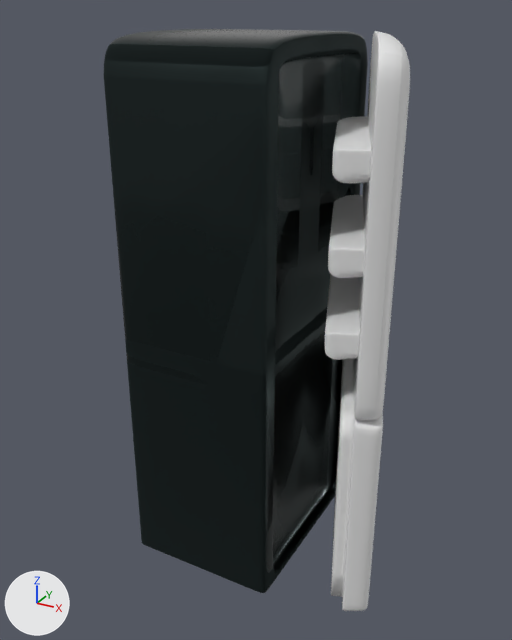
Renders of the Blender file Assets/Meshes/blender/space-fridge.blend from each side of a commit.
The view is the same before and after, from a camera (50 mm lens) standing at (3.76, -6.77, 6.26) and looking at (0.13, -0.17, 2.96). The axes (+X, +Y, +Z) are drawn at lower left. The lights are the same throughout.

Script lines for the objects in view, before the commit:
```python
ob_fridge_body = bpy.data.objects.new('Fridge Body', me_cube_002)
ob_fridge_body.location = (0.0, 0.0, 1.0)
ob_fridge_body.scale = (0.999, 1.28, 0.999)
ob_fridge_door_freezer = bpy.data.objects.new('Fridge Door Freezer', me_cube_003)
ob_fridge_door_freezer.location = (0.5, -0.22, 1.0)
ob_fridge_door_freezer.rotation_euler = (0.0, 0.0, 0.376)  # degrees (0, 0, 22)
ob_fridge_door_freezer.scale = (0.999, 1.28, 0.999)
ob_fridge_door_main = bpy.data.objects.new('Fridge Door Main', me_cube_001)
ob_fridge_door_main.location = (0.5, -0.22, 1.0)
ob_fridge_door_main.rotation_euler = (0.0, 0.0, 0.376)  # degrees (0, 0, 22)
ob_fridge_door_main.scale = (0.999, 1.28, 0.999)
```
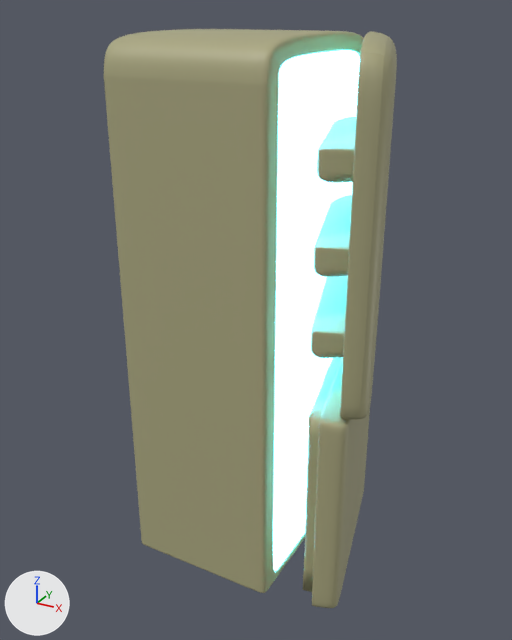
Boxes (x1, y1, x2, y2) around the edits, measured in the pictures (512 x 640 px):
'Fridge Door Main', recoloured, moved, turned
    before: (324, 31, 410, 420)
    after: (311, 31, 397, 420)
'Fridge Door Freezer', recoloured, moved, turned
    before: (331, 358, 383, 611)
    after: (303, 357, 370, 608)
part 1 of me_cube_002, recoloured
    both: (104, 29, 364, 194)
part 2 of me_cube_002, recoloured
    both: (136, 477, 305, 593)
part 3 of me_cube_002, recoloured
    both: (112, 174, 277, 523)
part 4 of me_cube_002, recoloured
    both: (273, 50, 360, 571)

The change, as a list of edits to the scene's bpy script:
```text
Add mat_fridge_shell_2:
    mat_fridge_shell_2 = principled_material('Fridge Shell 2')
    mat_fridge_shell_2.base_color = (0.41, 0.394, 0.219)  # beige #aca881
Change me_cube_002:
    where me_cube_002.from_pydata(...)  # 86 vertices, 75 faces; spans x -0.98..0.82, y 0.0..0.94, z -1.0..5.07
    used by ob_fridge_body; location = (0.0, 0.0, 1.0); scale = (0.999, 1.28, 0.999)
    me_cube_002 part 1: 35 of the faces centred in x -0.98..0.82, y 0.27..0.94, z 4.66..5.07 switch from mat_fridge_shell to mat_fridge_shell_2 (beige #aca981)
    me_cube_002 part 2: 21 of the faces centred in x -0.98..0.82, y 0.39..0.94, z -1.0..-0.89 switch from mat_fridge_shell to mat_fridge_shell_2 (beige #aca981)
    me_cube_002 part 3: 7 of the faces centred in x -0.98..0.82, y 0.4..0.94, z 1.9..1.91 switch from mat_fridge_shell to mat_fridge_shell_2 (beige #aca981)
    me_cube_002 part 4: all 12 faces centred in x 0.7..0.76, y 0.36..0.76, z -0.92..4.86 switch from mat_fridge_shell to mat_inner_fridge_light (white #e7e7e7)
Change me_cube_001:
    where me_cube_001.from_pydata(...)  # 111 vertices, 88 faces; spans x 0.5..1.13, y -0.82..0.94, z 1.53..5.07
    add me_cube_001.materials.append(mat_fridge_shell_2)  # beige #aca881
Change me_cube_003:
    where me_cube_003.from_pydata(...)  # 53 vertices, 44 faces; spans x 0.7..1.13, y 0.0..0.94, z -0.95..1.52
    add me_cube_003.materials.append(mat_fridge_shell_2)  # beige #aca881
Change ob_fridge_door_main:
    ob_fridge_door_main.location: (0.5, -0.22, 1.0) -> (0.42, -0.2, 1.0)
    ob_fridge_door_main.rotation_euler: (0.0, 0.0, 0.376) -> (0.0, 0.0, 0.314)  # degrees (0, 0, 22) -> degrees (0, 0, 18)
Change ob_fridge_door_freezer:
    ob_fridge_door_freezer.location: (0.5, -0.22, 1.0) -> (0.3, -0.16, 1.0)
    ob_fridge_door_freezer.rotation_euler: (0.0, 0.0, 0.376) -> (0.0, 0.0, 0.231)  # degrees (0, 0, 22) -> degrees (0, 0, 13)
```
